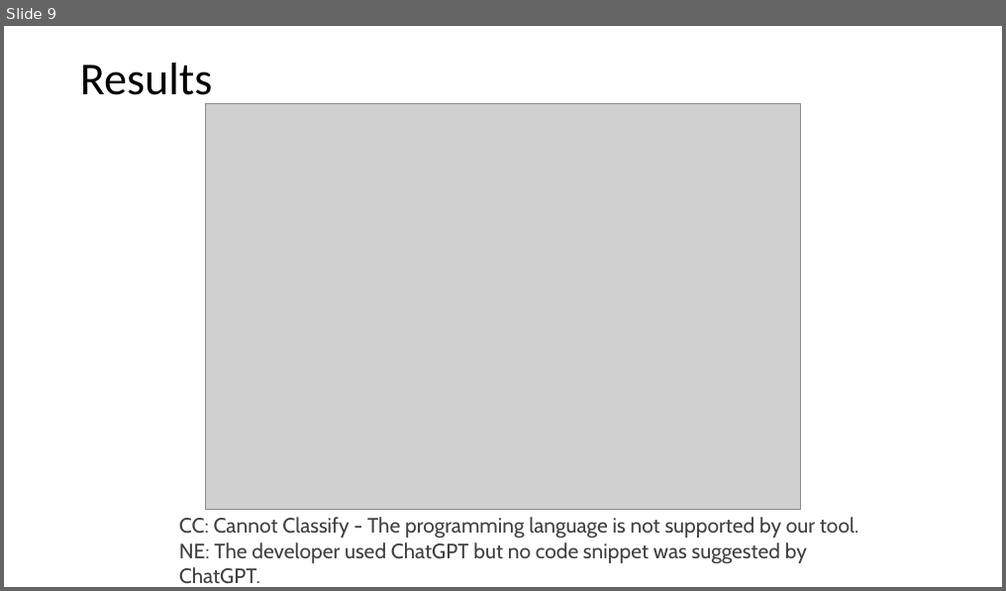
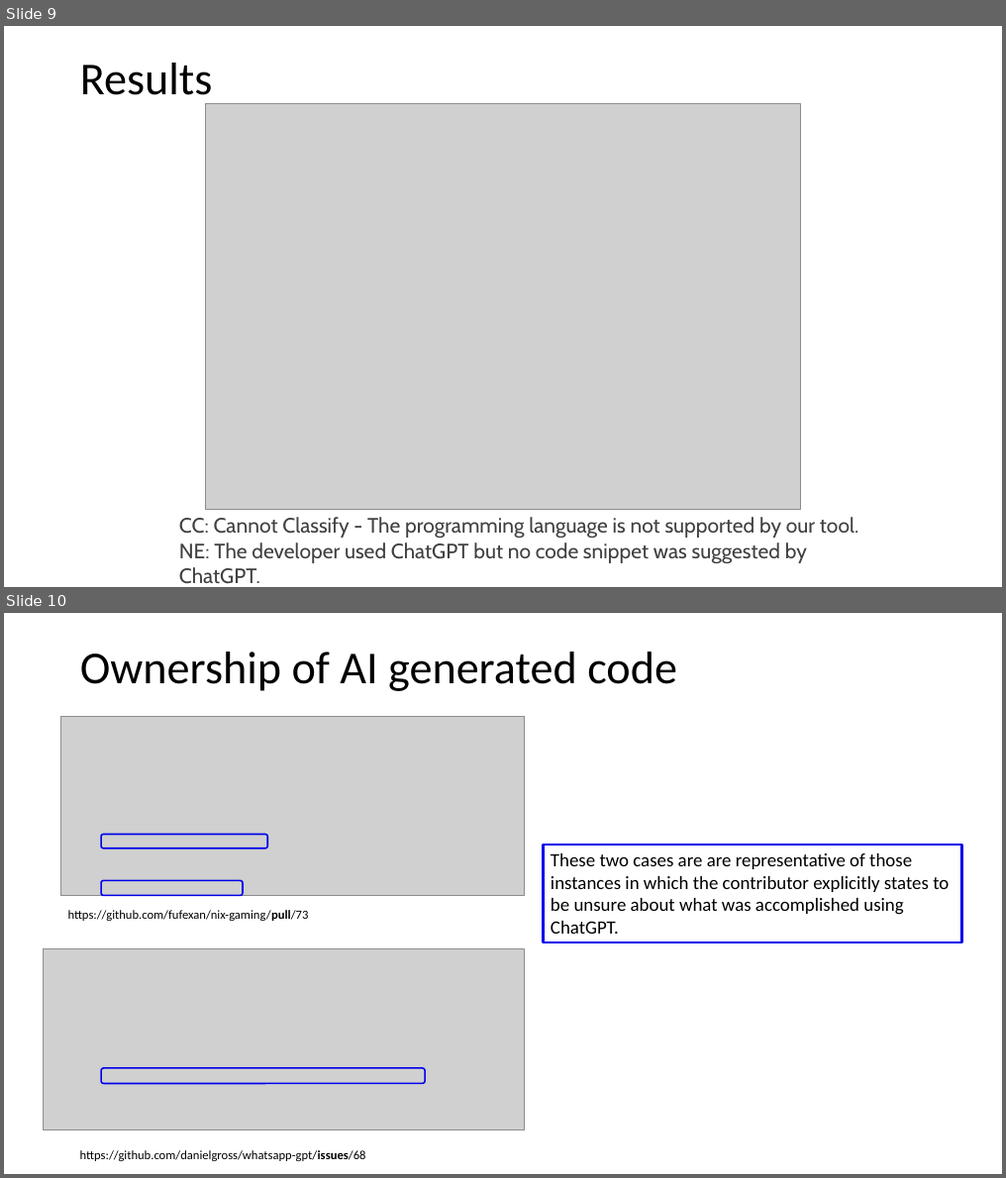
Before and after one commit to johnxu21/johnxu21.github.io, a slide deck: teaching/CS472/Timetable/LLM.pptx. Shown one above the other, each under a label of ours: slide 9 before the commit, slides 9 and 10 after it. The pictures are 1006x591 and 1006x1178 pixels, drawn with LibreOffice and Linux fonts; fonts in the diff are those of the drawing; grey boxes stand for pictures. Boxes give left, top, right and bottom in pixels: in the first picture for what was removed or moved away, otherwise in the second. Text is boxed around its words. In the diff, an @@ line names an element or a change of style, - is before the commit and + after.

```diff
--- a/teaching/CS472/Timetable/LLM.pptx
+++ b/teaching/CS472/Timetable/LLM.pptx
@@ slide 10 added at box(4, 613, 1002, 1174), background #FFFFFF @@
@@ title added at box(80, 652, 677, 691), 44 pt, text #000000 @@
+Ownership of AI generated code
@@ picture added at box(60, 717, 525, 896) @@
@@ rounded rectangle added at box(101, 835, 267, 849), outline #0000EA 1.5 pt @@
@@ rectangle added at box(543, 845, 961, 943), outline #0000EA 2.25 pt, 18 pt, text #000000 @@
+These two cases are are representative of those instances in which the contributor explicitly states to be unsure about what was accomplished using ChatGPT.
@@ rounded rectangle added at box(101, 881, 243, 896), outline #0000EA 1.5 pt @@
@@ text added at box(68, 910, 309, 921), 12 pt, text #000000 @@
+https://github.com/fufexan/nix-gaming/pull/73
@@ picture added at box(44, 950, 525, 1130) @@
@@ rounded rectangle added at box(101, 1068, 426, 1084), outline #0000EA 1.5 pt @@
@@ text added at box(80, 1151, 366, 1161), 12 pt, text #000000 @@
+https://github.com/danielgross/whatsapp-gpt/issues/68
```
Also in this commit, not shown: 2 other slides added, 1 other file.
